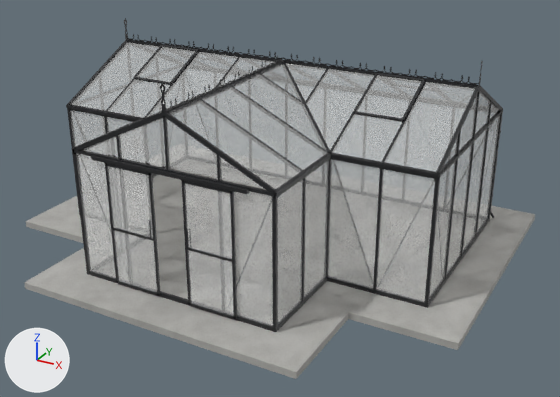
Two versions of the glTF model models/scandiglas/sg-t252-decor.glb, one commit apart.
Rendered twice from a 50 mm lens placed at (5.67, -6.72, 5.55), pointed at (0.42, 2.82, 0.78). Arrows for +X, +Y and +Z are at lower left; the lights stay in place. The older version comes first. Vertices at exactly the same position are counted once.

The scene before the commit, as lines of its bpy script (objects in view):
```python
me_scandiglas = bpy.data.meshes.new('scandiglas')
me_scandiglas.from_pydata(...)  # 35802 vertices, 69692 faces; spans x -3.69..3.69, y 0.0..5.88, z -0.1..3.05
# faces by material slot: [188, 66632, 1688, 1184]
me_scandiglas.materials.append(mat_concrete)  # picture img_concrete
me_scandiglas.materials.append(mat_powder)
me_scandiglas.materials.append(mat_glass)  # white #fdfefd
me_scandiglas.materials.append(mat_glass_roof)  # white #f3f5f3
ob_scandiglas_t252_decor = bpy.data.objects.new('scandiglas-t252-decor', me_scandiglas)
ob_scandiglas_t252_decor.location = (0.0, 0.0, 0.0)
```
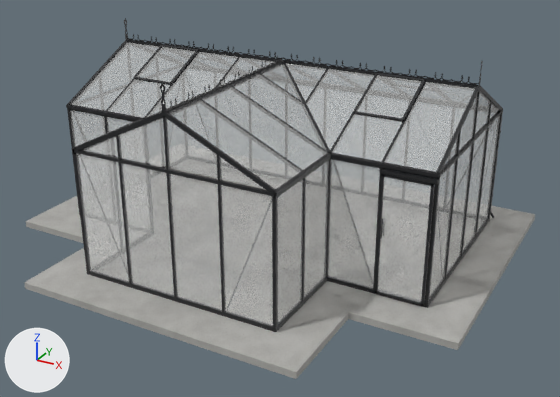
Boxes [x1, y1, x2, y2] around the edits, measured in the pictures (560 x 397 px; the box of a moved part takes in the faces that stretch with it):
part 1 of me_scandiglas, moved or reshaped (not visible before)
    after: [379, 168, 439, 184]
part 2 of me_scandiglas, moved or reshaped (not visible afterwards)
    before: [91, 155, 250, 194]
part 3 of me_scandiglas, moved or reshaped (not visible before)
    after: [166, 173, 177, 298]
part 4 of me_scandiglas, moved or reshaped
    before: [376, 169, 435, 302]
    after: [377, 177, 431, 303]
part 5 of me_scandiglas, moved or reshaped
    before: [185, 184, 234, 316]
    after: [170, 174, 222, 311]
part 6 of me_scandiglas, moved or reshaped
    before: [149, 220, 152, 239]
    after: [122, 163, 174, 296]
part 7 of me_scandiglas, rebuilt (not visible before)
    after: [375, 173, 435, 306]
part 8 of me_scandiglas, deleted
    before: [105, 163, 161, 296]
part 9 of me_scandiglas, deleted
    before: [181, 180, 237, 320]
part 10 of me_scandiglas, deleted
    before: [188, 248, 236, 262]
part 11 of me_scandiglas, deleted
    before: [108, 166, 157, 292]
part 12 of me_scandiglas, deleted
    before: [113, 228, 157, 240]

The change, as a diff of the scene's bpy script:
```diff
--- a/models/scandiglas/sg-t252-decor.glb.py
+++ b/models/scandiglas/sg-t252-decor.glb.py
@@ me_scandiglas @@
 # used by ob_scandiglas_t252_decor; location = (0.0, 0.0, 0.0)
-me_scandiglas.from_pydata(...)  # 35802 vertices, 69692 faces; spans x -3.69..3.69, y 0.0..5.88, z -0.1..3.05
+me_scandiglas.from_pydata(...)  # 35636 vertices, 69359 faces; spans x -3.69..3.69, y 0.0..5.88, z -0.1..3.05
+# me_scandiglas part 1: the loose piece of 24 vertices spanning x -0.76..0.76, y 0.62..0.66, z 1.85..1.89 is scaled about its middle by (-0.514, 1.5, -1.25), then moved by (2.69, 1.46, -0.02)
+# me_scandiglas part 2: the loose piece of 24 vertices spanning x -1.21..1.21, y 0.57..0.63, z 1.86..1.91 is scaled about its middle by (-0.293, 0.667, -0.8), then moved by (2.67, 1.54, -0.05)
+# me_scandiglas part 3: the loose piece of 24 vertices spanning x -0.31..-0.29, y 0.62..0.63, z 0.9..1.18 is scaled about its middle by (2.57, 3.34, 6.54), then moved by (0.3, 0.01, -0.06)
+# me_scandiglas part 4: the loose piece of 24 vertices spanning x 2.32..3.02, y 2.14, z 0.06..1.89 is scaled about its middle by (0.898, 1, 0.936), then moved by (0.0, -0.04, -0.05)
+# me_scandiglas part 5: the loose piece of 24 vertices spanning x 0.28..0.96, y 0.6, z 0.07..1.81 is scaled about its middle by (1.08, 1, 1.04), then moved by (-0.23, 0.04, 0.03)
+# me_scandiglas part 6: the loose piece of 24 vertices spanning x -0.31..-0.29, y 0.56..0.57, z 0.9..1.18 is scaled about its middle by (52.8, 0.333, 6.52), then moved by (-0.09, 0.07, -0.07), in mat_glass (white #fdfefd)
+# me_scandiglas part 7: the loose piece of 24 vertices spanning x 2.32..3.02, y 2.17, z 0.08..1.87 is rebuilt with 70 vertices and now spans x 2.32..3.02, y 2.08..2.11, z 0.03..1.81
+# me_scandiglas part 8: the loose piece of 70 vertices spanning x -1.0..-0.24, y 0.58..0.61, z 0.03..1.85 is deleted
+# me_scandiglas part 9: the loose piece of 70 vertices spanning x 0.24..1.0, y 0.58..0.61, z 0.03..1.85 is deleted
+# me_scandiglas part 10: the loose piece of 24 vertices spanning x 0.24..1.0, y 0.58..0.61, z 0.87..0.9 is deleted
+# me_scandiglas part 11: the loose piece of 24 vertices spanning x -0.96..-0.28, y 0.6, z 0.07..1.81 is deleted
+# me_scandiglas part 12: the loose piece of 24 vertices spanning x -1.0..-0.24, y 0.58..0.61, z 0.87..0.9 is deleted
+# other edits to the shape of me_scandiglas do not show in these pictures
 me_scandiglas.materials.append(mat_concrete)
```
